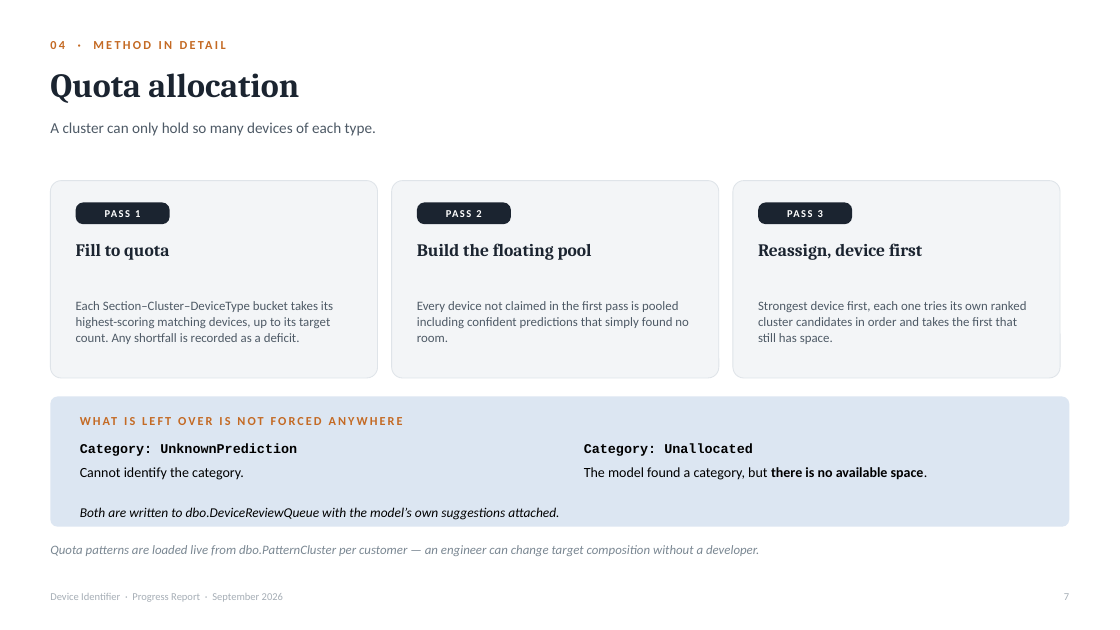
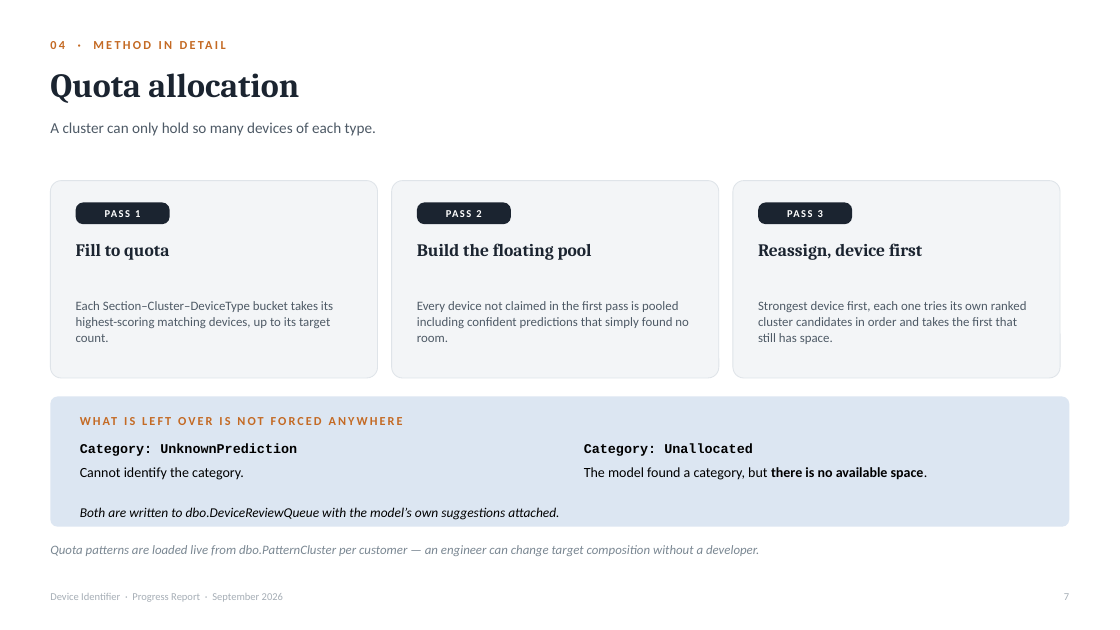
Before and after one commit to Syaziyah30/DeviceCluster, a slide deck: slide 8 of handoff/DeviceIdentifierProgress.pptx. Drawn at 1120x630 pixels with LibreOffice and Linux fonts; fonts in the diff are those of the drawing. Boxes give left, top, right and bottom in pixels: in the first picture for what was removed or moved away, otherwise in the second. Text is boxed around its words. In the diff, an @@ line names an element or a change of style, - is before the commit and + after.

```diff
--- a/handoff/DeviceIdentifierProgress.pptx
+++ b/handoff/DeviceIdentifierProgress.pptx
@@ text at [76, 301, 333, 342]: text changed @@
-Each Section–Cluster–DeviceType bucket takes its highest-scoring matching devices, up to its target count. Any shortfall is recorded as a deficit.
+Each Section–Cluster–DeviceType bucket takes its highest-scoring matching devices, up to its target count.
```
Also in this commit, not shown: 4 other slides changed, 1 slide added, 1 other file.
